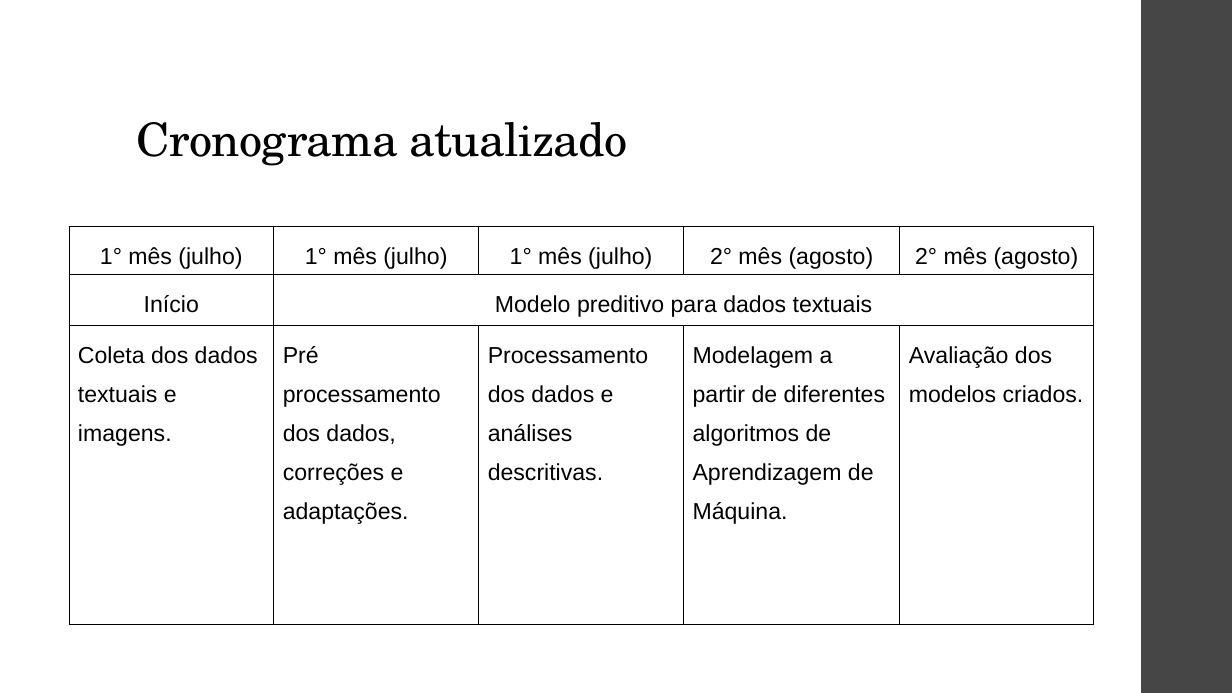
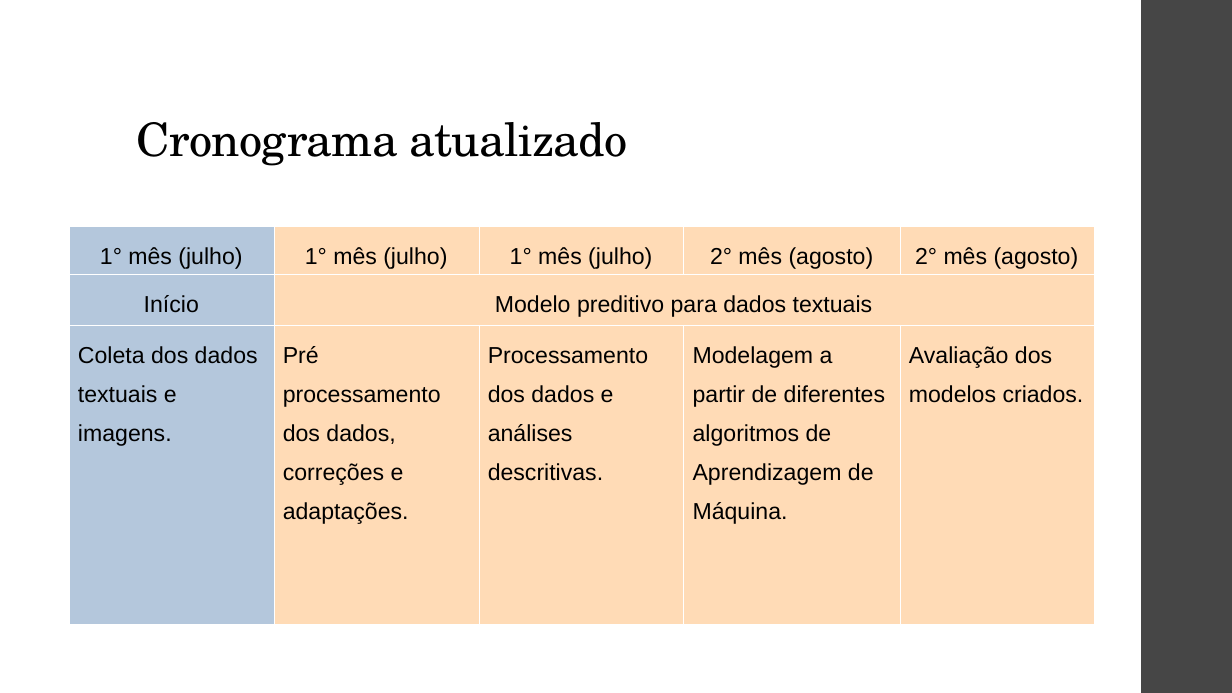
Before and after one commit to ViniPilan/avc-modeling, a slide deck: slide 3 of apresentação.odp. Drawn at 1232x693 pixels with LibreOffice and Linux fonts; fonts in the diff are those of the drawing. Boxes give left, top, right and bottom in pixels: in the first picture for what was removed or moved away, otherwise in the second. Text is boxed around its words. In the diff, an @@ line names an element or a change of style, - is before the commit and + after.

```diff
--- a/apresentação.odp
+++ b/apresentação.odp
@@ table at [69, 226, 1095, 624] @@
@@ fill none to #B4C7DC in 3 cells @@
@@ fill none to #FFDBB6 in 9 cells @@
@@ borders changed @@
```
Also in this commit, not shown: 5 other slides changed, 1 slide added, 2 other files.
